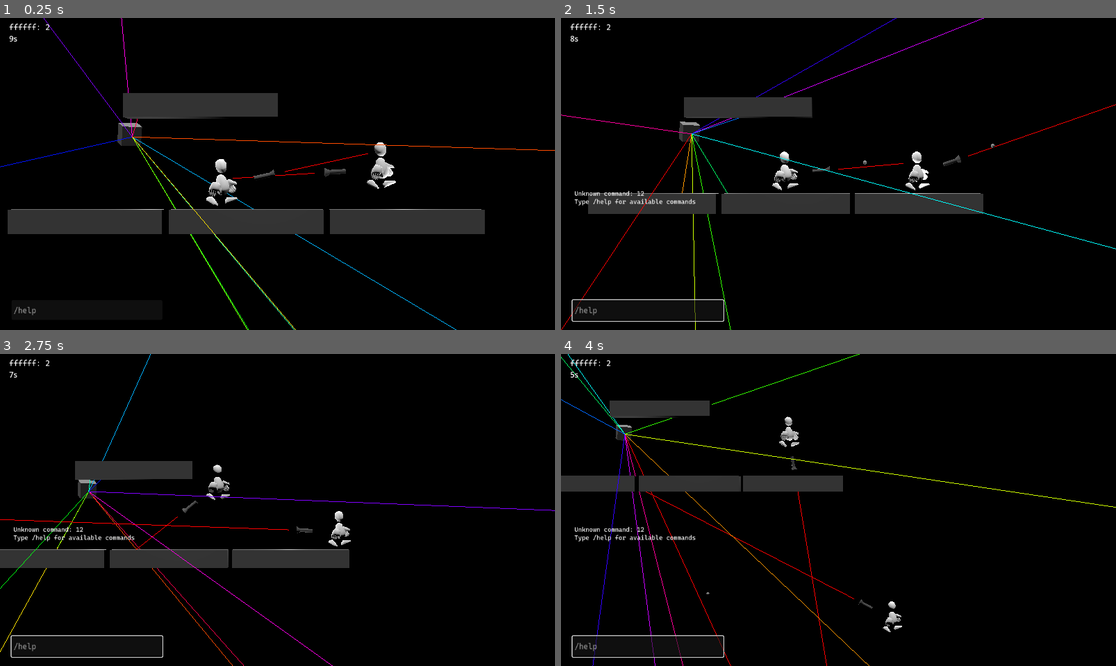
Above: before the commit, frames 1-4 (two rows, left to right).
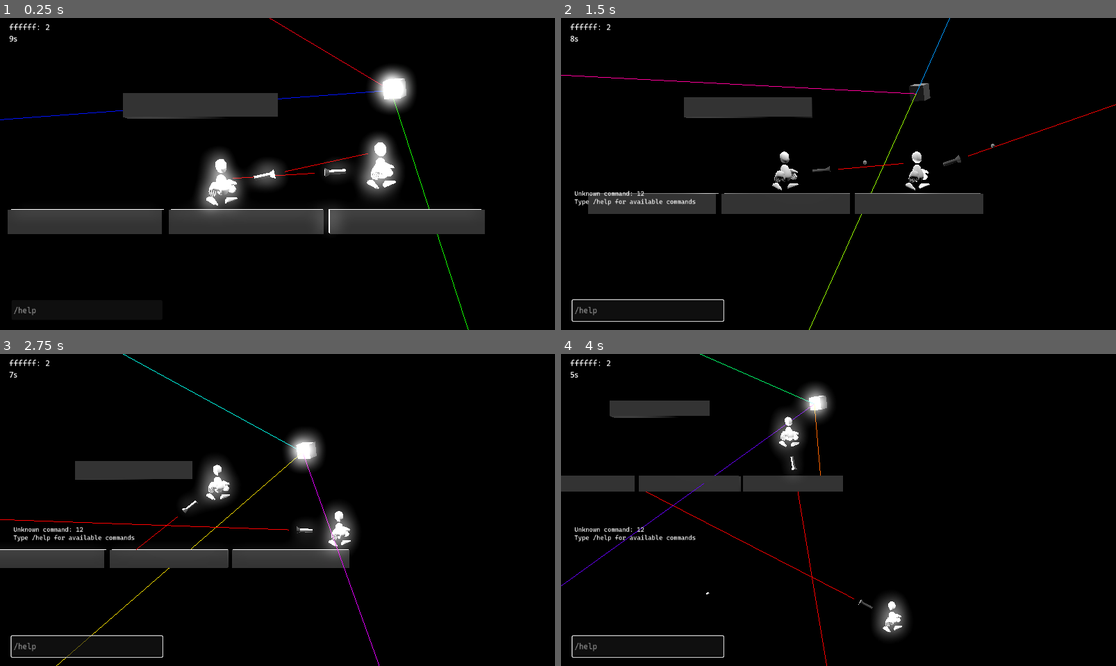
Above: after the commit, the same moments.

Repository: theowiik/project-epic-footsies-2
Game: Godot game, scene res://scenes/main.tscn
Two runs of this game, one before a commit and one after it. Both use one fixed random seed, a clock stepped at 60 frames per second and the inputs below. The engine's default icon, where the game draws it, is replaced by a stand-in: a white triangle on a blue panel in a dark square.
Inputs (mouse positions are in pixels of both pictures, inside the frame that each line leads up to):
- Up to frame 1 (0.25 s): no input
- Up to frame 2 (1.5 s): click (649, 311) at 0.52 s; type "12" at 0.6 s; tap Enter at 1.25 s; move the mouse to (960, 158) at 1.27 s; hold D from 1.28 s (still down); tap J at 1.35 s; click (960, 158) at 1.42 s
- Up to frame 3 (2.75 s): tap Space at 1.52, 2.27 s; move the mouse to (166, 525) at 2.02 s; release D at 2.03 s; hold S from 2.03 s (still down); tap J at 2.1 s
- Up to frame 4 (4 s): move the mouse to (894, 441) at 2.77 s; release S at 2.78 s; hold D 2.78-3.53 s; tap J at 2.85, 3.6 s; move the mouse to (810, 572) at 3.52 s; hold W from 3.53 s (still down); click (810, 572) at 3.67 s; tap Space at 3.77 s

The runs differ from the first frame. In frame 1, 5.5% of the frame differs, in the area x 0-100%, y 0-100%; in frame 2, 1.2%; in frame 3, 3.6%; in frame 4, 3.0%.

Commit message:
Add strobe machine

Diff:
--- a/game/objects/lasers/strobe.tscn
+++ /dev/null
@@ -1,11 +0,0 @@
-[gd_scene load_steps=2 format=3 uid="uid://ymkakny8f3x5"]
-
-[sub_resource type="BoxMesh" id="BoxMesh_ifcws"]
-
-[node name="Node3D" type="Node3D"]
-
-[node name="MeshInstance3D" type="MeshInstance3D" parent="."]
-mesh = SubResource("BoxMesh_ifcws")
-
-[node name="SpotLight3D" type="SpotLight3D" parent="."]
-transform = Transform3D(1, 0, 0, 0, 1, 0, 0, 0, 1, 0, 0, -0.62783355)
--- /dev/null
+++ b/game/objects/lasers/strobe_machine.tscn
@@ -0,0 +1,28 @@
+[gd_scene load_steps=4 format=3 uid="uid://ymkakny8f3x5"]
+
+[ext_resource type="Script" uid="uid://cponosi4dkp68" path="res://scripts/lasers/strobe_machine.gd" id="1_2g1cq"]
+
+[sub_resource type="BoxMesh" id="BoxMesh_ifcws"]
+
+[sub_resource type="CapsuleMesh" id="CapsuleMesh_2g1cq"]
+
+[node name="StrobeMachine" type="Node3D"]
+script = ExtResource("1_2g1cq")
+
+[node name="MeshInstance3D" type="MeshInstance3D" parent="."]
+mesh = SubResource("BoxMesh_ifcws")
+
+[node name="SpotLight3D" type="SpotLight3D" parent="."]
+transform = Transform3D(1, 0, 0, 0, 1, 0, 0, 0, 1, 0, 0, -0.62783355)
+light_energy = 130.27
+light_indirect_energy = 8.534
+light_volumetric_fog_energy = 8.892
+light_size = 1.0
+spot_range = 4096.0
+spot_attenuation = -10.0
+spot_angle_attenuation = 0.006345742
+
+[node name="MeshInstance3D2" type="MeshInstance3D" parent="."]
+transform = Transform3D(1, 0, 0, 0, 1, 0, 0, 0, 1, 0, 0, -3.165798)
+visible = false
+mesh = SubResource("CapsuleMesh_2g1cq")
--- a/game/scenes/main.tscn
+++ b/game/scenes/main.tscn
@@ -8,6 +8,7 @@
 [ext_resource type="PackedScene" uid="uid://c6ooswcottct1" path="res://objects/bulb.tscn" id="4_jyhfs"]
 [ext_resource type="PackedScene" uid="uid://dacw2gn4smkwj" path="res://scenes/hud.tscn" id="5_tbgi4"]
 [ext_resource type="PackedScene" uid="uid://bioo4dk8jqu1w" path="res://objects/lasers/laser_machine.tscn" id="8_tipki"]
+[ext_resource type="PackedScene" uid="uid://ymkakny8f3x5" path="res://objects/lasers/strobe_machine.tscn" id="9_85g3d"]
 
 [sub_resource type="Environment" id="Environment_tbgi4"]
 background_mode = 1
@@ -65,4 +66,7 @@
 environment = SubResource("Environment_tbgi4")
 
 [node name="LaserMachine" parent="." instance=ExtResource("8_tipki")]
-transform = Transform3D(-0.91501594, 0.103623, -0.3898821, -2.245567e-08, 0.96644783, 0.2568629, 0.40341762, 0.23503368, -0.8843152, -4.949948, 2.7940834, -6.5102196)
+transform = Transform3D(-0.8690637, -0.12707023, 0.47810224, -2.2455676e-08, 0.96644807, 0.25686297, -0.49470043, 0.22323018, -0.8399046, 8.855472, 5.6706514, -11.386623)
+
+[node name="Node3D" parent="." instance=ExtResource("9_85g3d")]
+transform = Transform3D(-0.11966309, 0.34412286, -0.931268, 0.092853956, 0.93777555, 0.33459648, 0.9884628, -0.046433136, -0.14417034, -12.689479, 4.401717, -0.20795119)
--- a/game/scripts/lasers/laser.gd
+++ b/game/scripts/lasers/laser.gd
@@ -6,6 +6,7 @@
 var instance: MeshInstance3D
 var material: StandardMaterial3D
 var color: Color = Color.RED
+
 
 func _ready() -> void:
 	mesh = ImmediateMesh.new()
@@ -19,10 +20,12 @@
 
 	add_child(instance)
 
+
 func set_color(new_color: Color) -> void:
 	color = new_color
 	if material:
 		material.albedo_color = color
+
 
 func _physics_process(_delta):
 	mesh.clear_surfaces()
--- a/game/scripts/lasers/laser_machine.gd
+++ b/game/scripts/lasers/laser_machine.gd
@@ -2,18 +2,19 @@
 
 var laser_scene: PackedScene = load("res://objects/lasers/laser.tscn")
 
-const LASER_COUNT: int = 10
-const SPREAD: float = 60.0  # Total degrees of spread
+const LASER_COUNT: int = 3
+const SPREAD: float = 60.0
 const WAVE_SPEED: float = 2.0
 const WAVE_AMOUNT: float = 30.0
 
 var lasers: Array[Node3D] = []
 
+
 func _ready() -> void:
 	for i in LASER_COUNT:
 		var laser = laser_scene.instantiate()
 		add_child(laser)
-		# Fan out from center
+
 		laser.rotation_degrees.y = -SPREAD / 2.0 + (SPREAD / (LASER_COUNT - 1)) * i
 		lasers.append(laser)
 
--- /dev/null
+++ b/game/scripts/lasers/strobe_machine.gd
@@ -0,0 +1,22 @@
+class_name StrobeMachine
+extends Node3D
+
+var on: bool = false
+
+@onready var light: SpotLight3D = $SpotLight3D
+
+var strobe_speed: float = 10.0
+
+
+func _process(delta: float) -> void:
+	if not on:
+		return
+
+	var time = Time.get_ticks_msec() / 1000.0
+	light.visible = sin(time * strobe_speed * TAU) > 0.0
+
+
+func _unhandled_input(event: InputEvent) -> void:
+	if event is InputEventKey:
+		if event.pressed and event.keycode == KEY_J:
+			on = !on
Not shown: 1 places in game/scenes/main.tscn that only renumber resources
Not shown, added: game/scripts/lasers/strobe_machine.gd.uid
